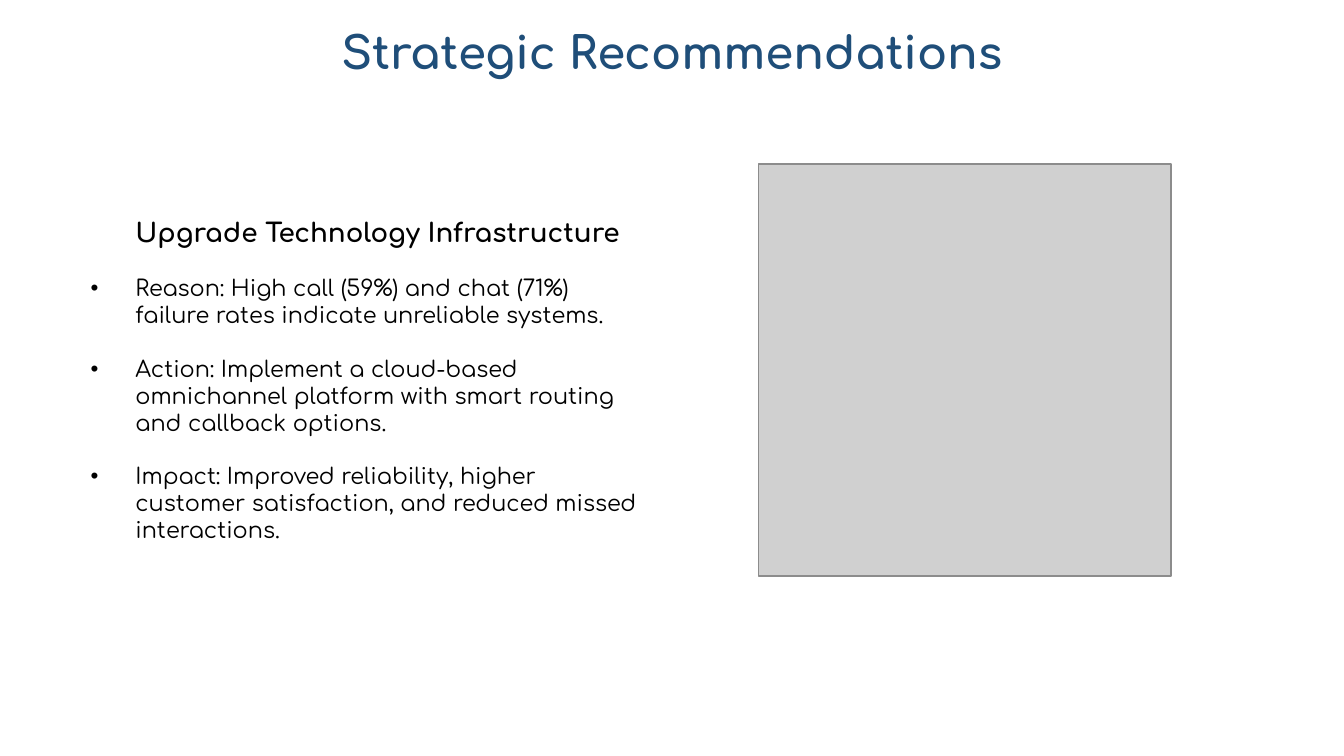
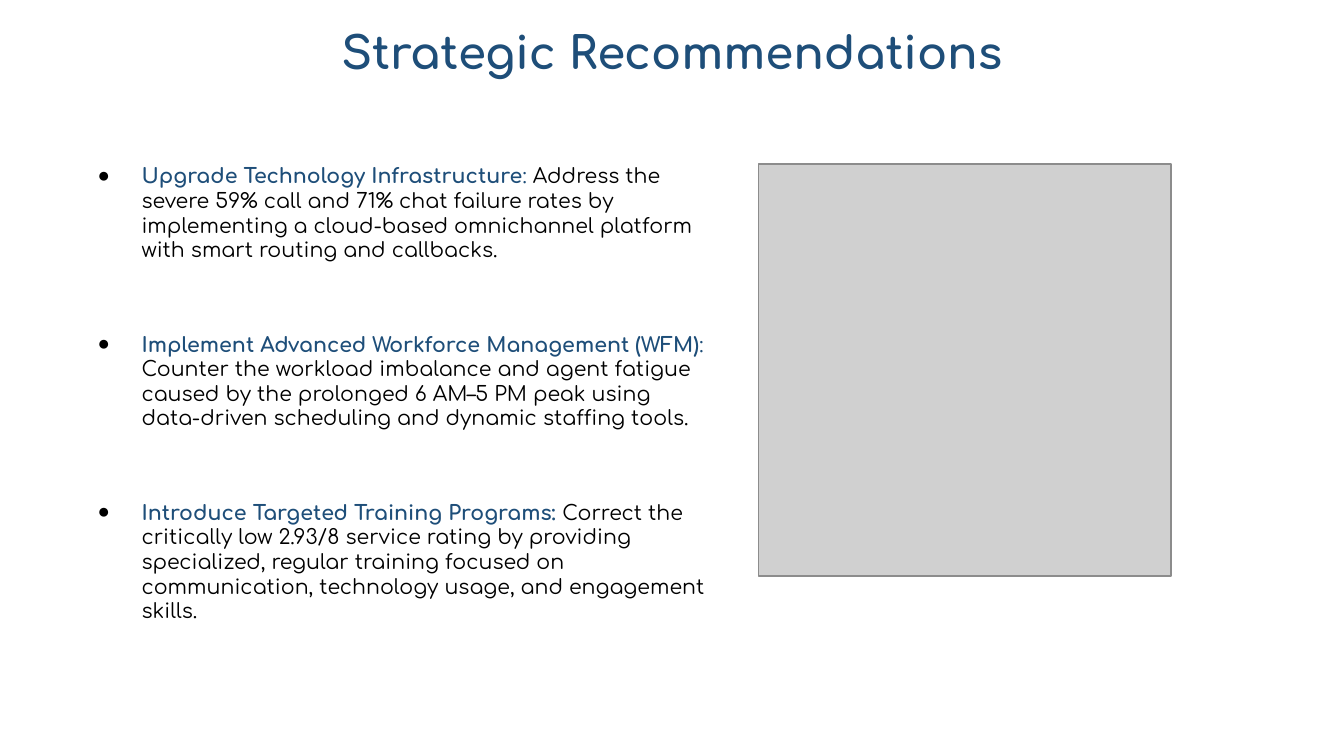
Before and after one commit to vikas9074122983/AstroSage_analysis_excel_dashboard_project, a slide deck: slide 14 of Atrosage_analysis_Vikas.pptx. Drawn at 1344x756 pixels with LibreOffice and Linux fonts; fonts in the diff are those of the drawing; grey boxes stand for pictures. Boxes give left, top, right and bottom in pixels: in the first picture for what was removed or moved away, otherwise in the second. Text is boxed around its words. In the diff, an @@ line names an element or a change of style, - is before the commit and + after.

```diff
--- a/Atrosage_analysis_Vikas.pptx
+++ b/Atrosage_analysis_Vikas.pptx
@@ text added at <box>142,167,704,619</box>, 11 pt, text #000000 @@
+● Upgrade Technology Infrastructure: Address the severe 59% call and 71% chat failure rates by implementing a cloud-based omnichannel platform with smart routing and callbacks.
+● Implement Advanced Workforce Management (WFM): Counter the workload imbalance and agent fatigue caused by the prolonged 6 AM–5 PM peak using data-driven scheduling and dynamic staffing tools.
+● Introduce Targeted Training Programs: Correct the critically low 2.93/8 service rating by providing specialized, regular training focused on communication, technology usage, and engagement skills.
@@ text removed at <box>135,221,636,539</box> @@
-Upgrade Technology Infrastructure
-• Reason: High call (59%) and chat (71%) failure rates indicate unreliable systems.
-• Action: Implement a cloud-based omnichannel platform with smart routing and callback options.
-• Impact: Improved reliability, higher customer satisfaction, and reduced missed interactions.
```
Also in this commit, not shown: 19 other slides changed, 1 slide added, 6 slides removed, 2 other files.
